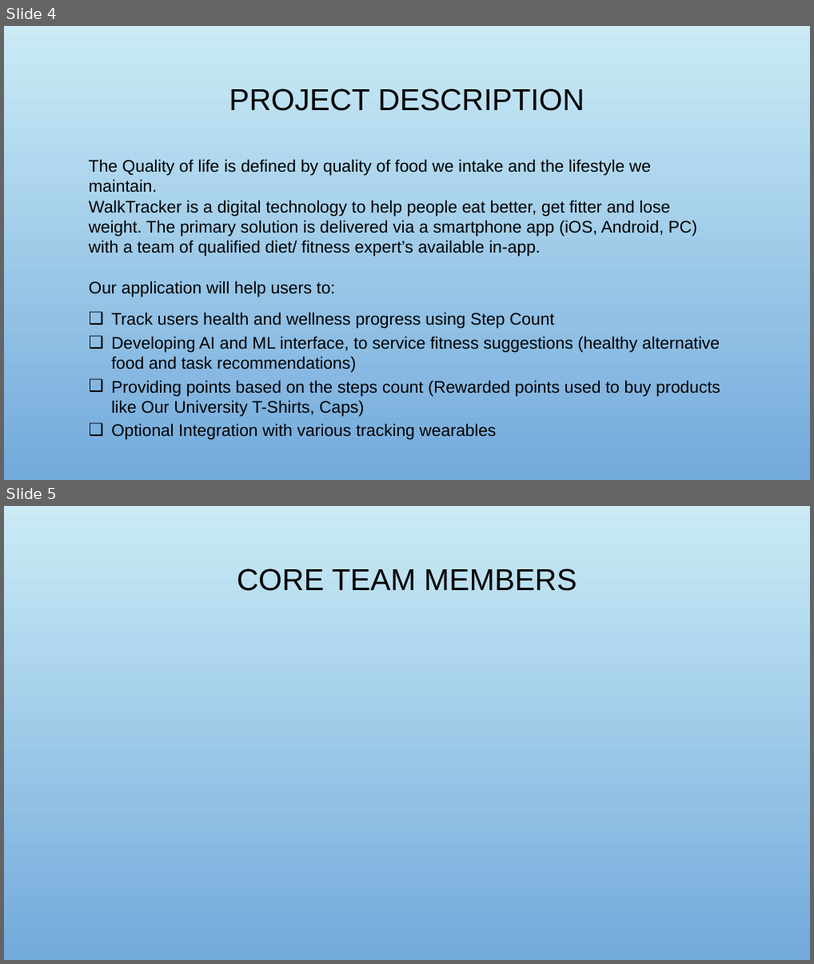
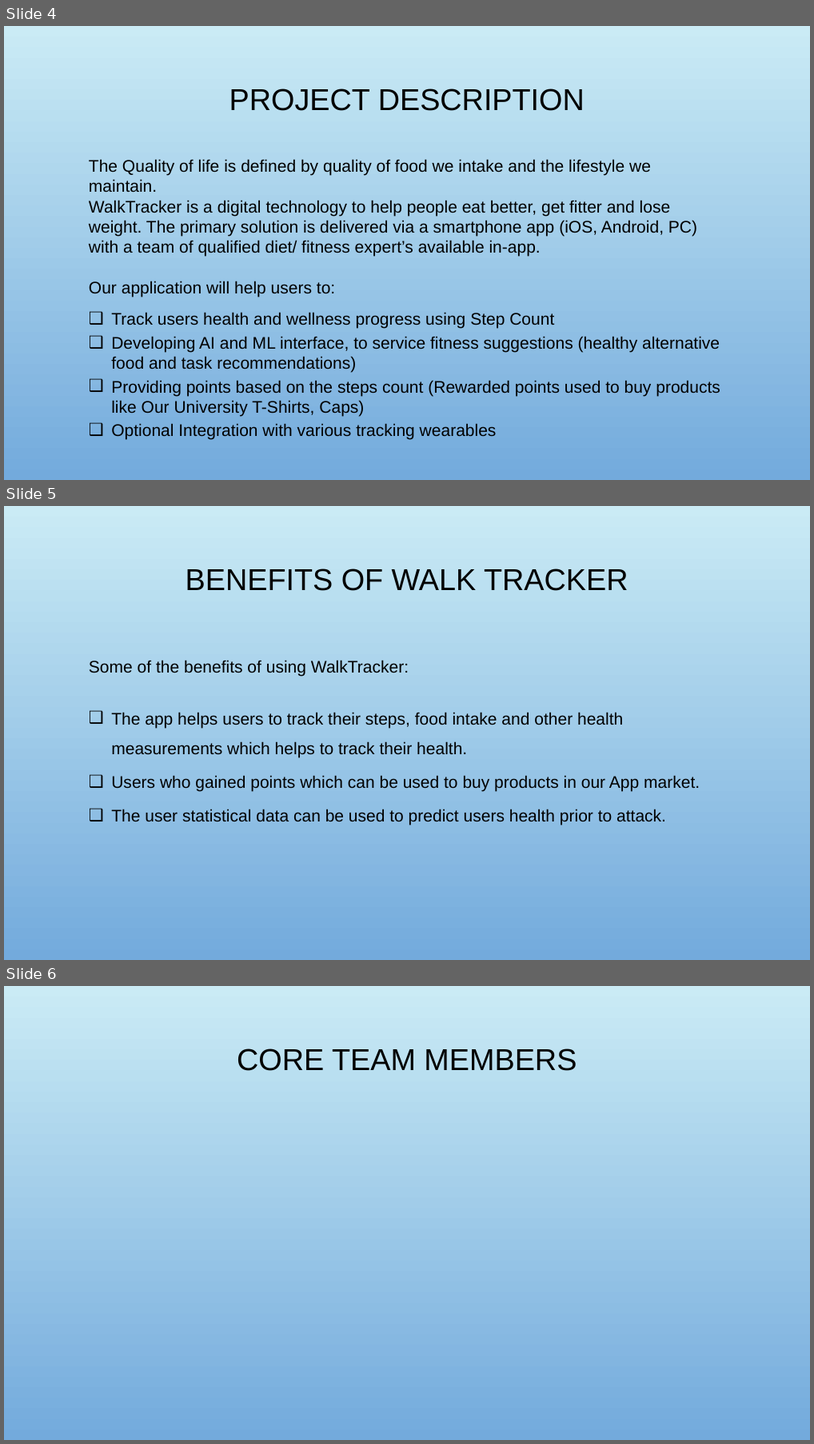
Before and after one commit to RaviTeja444/health-wellness, a slide deck: docs/presentation/Walk_Tracker.pptx. Shown one above the other, each under a label of ours: slides 4 and 5 before the commit, slides 4, 5 and 6 after it. The pictures are 814x964 and 814x1444 pixels, drawn with LibreOffice and Linux fonts; fonts in the diff are those of the drawing; background and template pictures are left out. Boxes give left, top, right and bottom in pixels: in the first picture for what was removed or moved away, otherwise in the second. Text is boxed around its words. In the diff, an @@ line names an element or a change of style, - is before the commit and + after.

Commit message:
Adding benefits and Requirements Specification to the presentation/Walk_Tracker.pptx

```diff
--- a/docs/presentation/Walk_Tracker.pptx
+++ b/docs/presentation/Walk_Tracker.pptx
@@ slide 5 added at [4, 506, 810, 960], background picture (left out) @@
@@ title added at [186, 568, 628, 591], 36 pt, text #000000 @@
+BENEFITS OF WALK TRACKER
@@ text added at [89, 660, 700, 825], 20 pt, text #000000 @@
+Some of the benefits of using WalkTracker:
+❑ The app helps users to track their steps, food intake and other health measurements which helps to track their health.
+❑ Users who gained points which can be used to buy products in our App market.
+❑ The user statistical data can be used to predict users health prior to attack.
@@ what was slide 5 is now slide 6 @@
```
Also in this commit, not shown: 2 slides changed, 1 other slide added.
